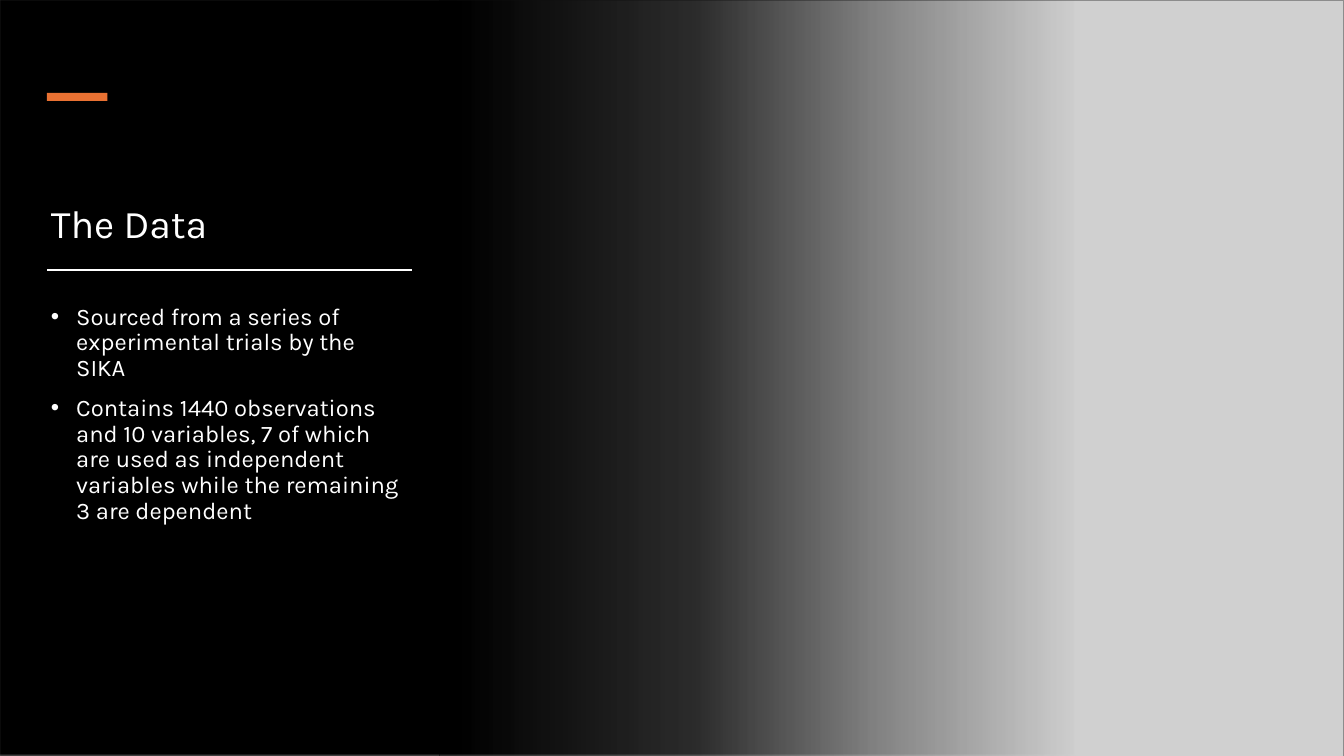
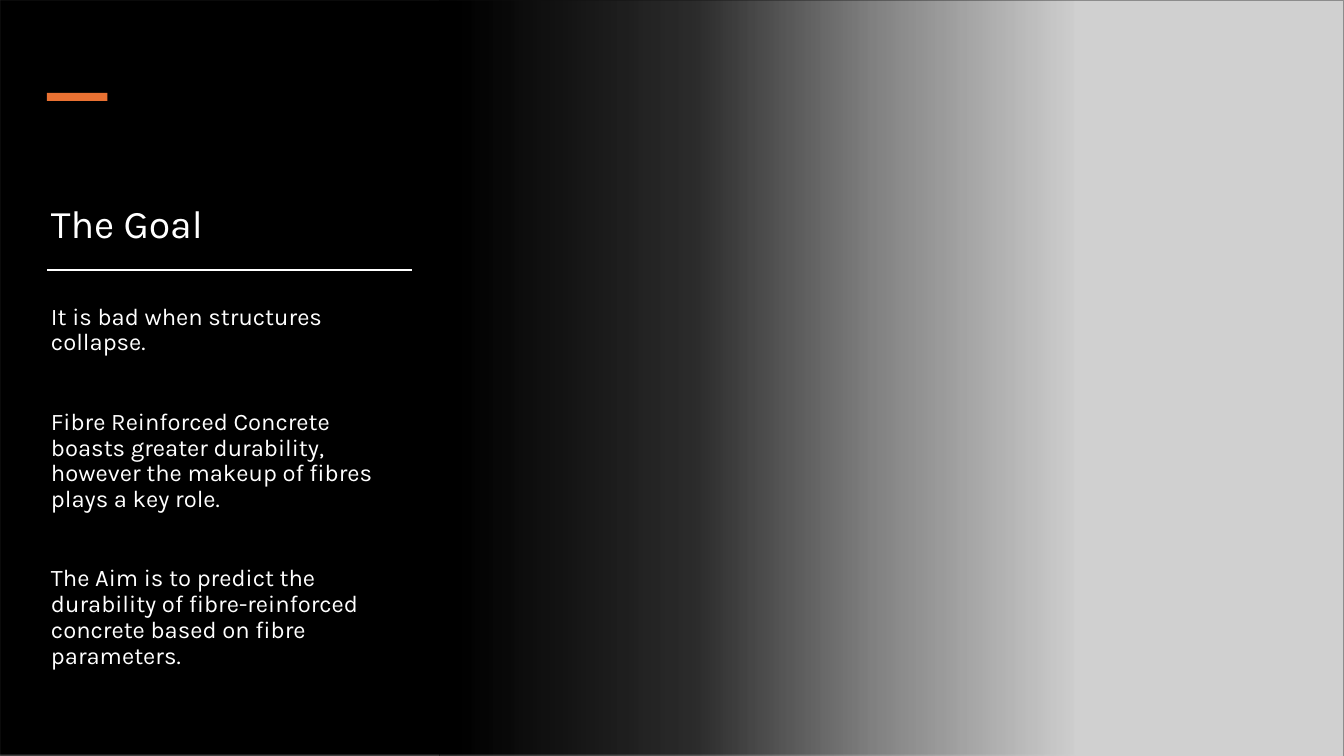
Before and after one commit to usamike25/esc_403, a slide deck: slide 2 of project/Concrete Analysis.pptx (slide 3 before the commit). Drawn at 1344x756 pixels with LibreOffice and Linux fonts; fonts in the diff are those of the drawing; grey boxes stand for pictures. Boxes give left, top, right and bottom in pixels: in the first picture for what was removed or moved away, otherwise in the second. Text is boxed around its words. In the diff, an @@ line names an element or a change of style, - is before the commit and + after.

```diff
--- a/project/Concrete Analysis.pptx
+++ b/project/Concrete Analysis.pptx
@@ title at <box>51,211,203,239</box>: text changed @@
-The Data
+The Goal
@@ text at <box>51,308,372,639</box>: text changed @@
-• Sourced from a series of experimental trials by the SIKA
-• Contains 1440 observations and 10 variables, 7 of which are used as independent variables while the remaining 3 are dependent
+It is bad when structures collapse.
+Fibre Reinforced Concrete boasts greater durability, however the makeup of fibres plays a key role.
+The Aim is to predict the durability of fibre-reinforced concrete based on fibre parameters.
```
